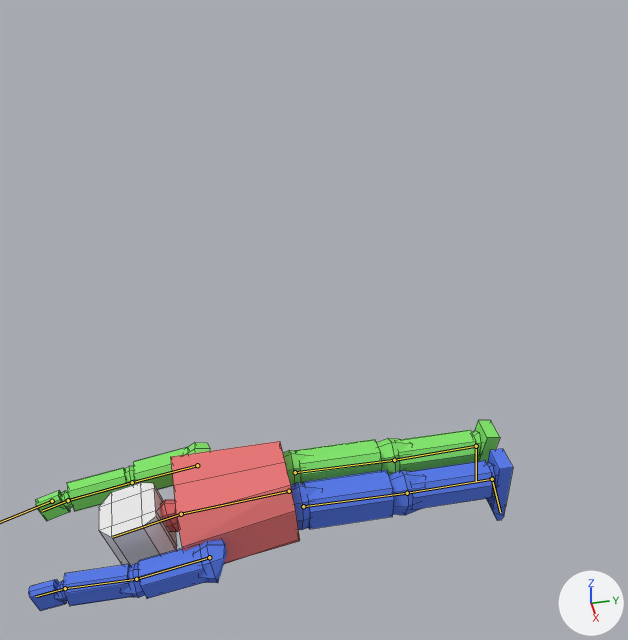
An edit to the Blender file Assets/Models/Zombie.blend, drawn before and after from the same camera.
Rendered twice from a 50 mm camera at (13.38, -7.13, 15.68) aimed at (-0.18, -4.4, 5.58). Every picture has the same lights, and +X, +Y and +Z are marked at lower right. Both versions are drawn at frame 1 of the action 'StandUpFront'; the numbers are the values there. The bones that bend it are drawn over the model as lines. Mesh edges are drawn as thin lines.
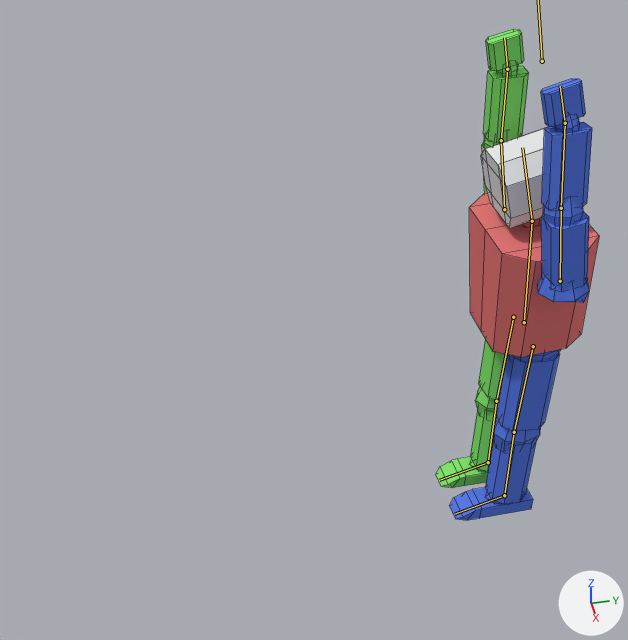
Location of each change, [x1, y1, x2, y2] in pixels of the pictures (628 x 640 px):
'Cube', posed (66% narrower, 156% taller)
    before: [29, 420, 513, 611]
    after: [436, 29, 599, 520]
bone 'Foot.R', root to tip
    before: (476, 446) to (476, 481)
    after: (488, 462) to (439, 480)

The edits, one by one:
Bone 'Root' (bone_root) moves from (0.0, 0.0, 1.04) to (0.0, 0.0, 0.0).
Bone 'Root' (bone_root) turns from (-90, 0, 0) to (0, 0, 0) degrees about its own x, y and z.
Bone 'Foot.R' (bone_foot_r) turns from (-80, 0, 0) to (0, 0, 0) degrees about its own x, y and z.
